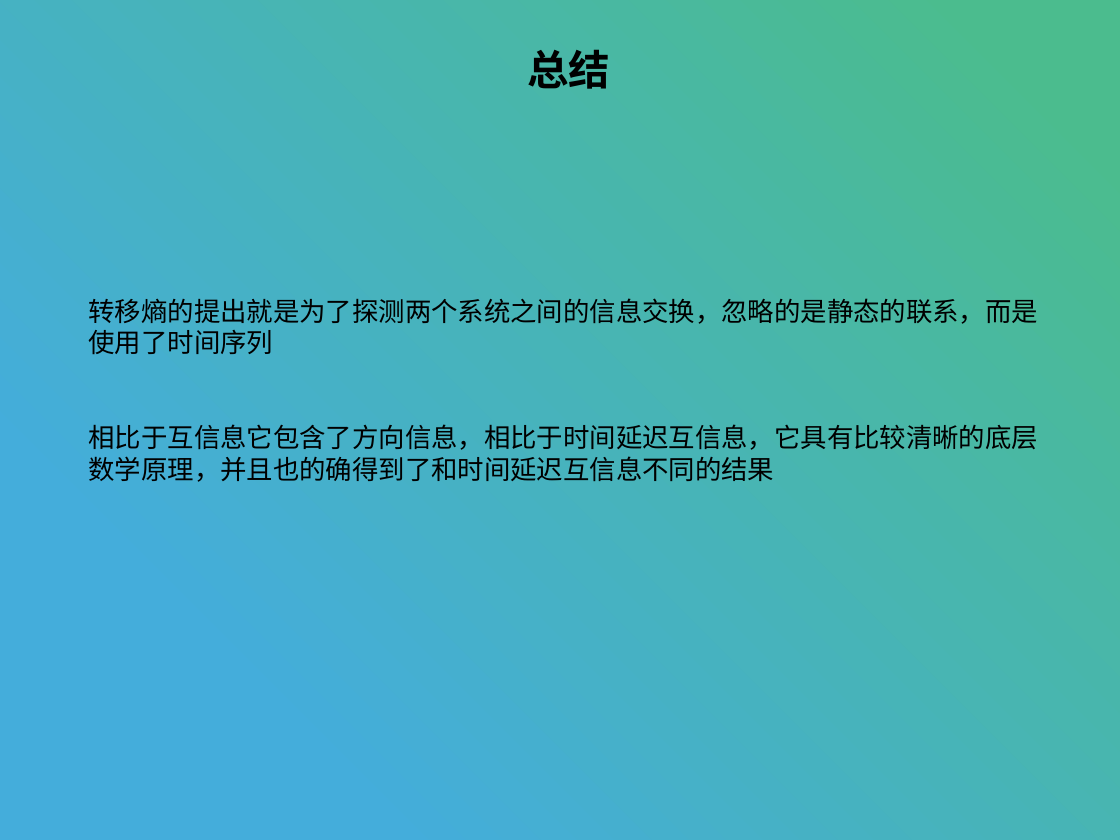
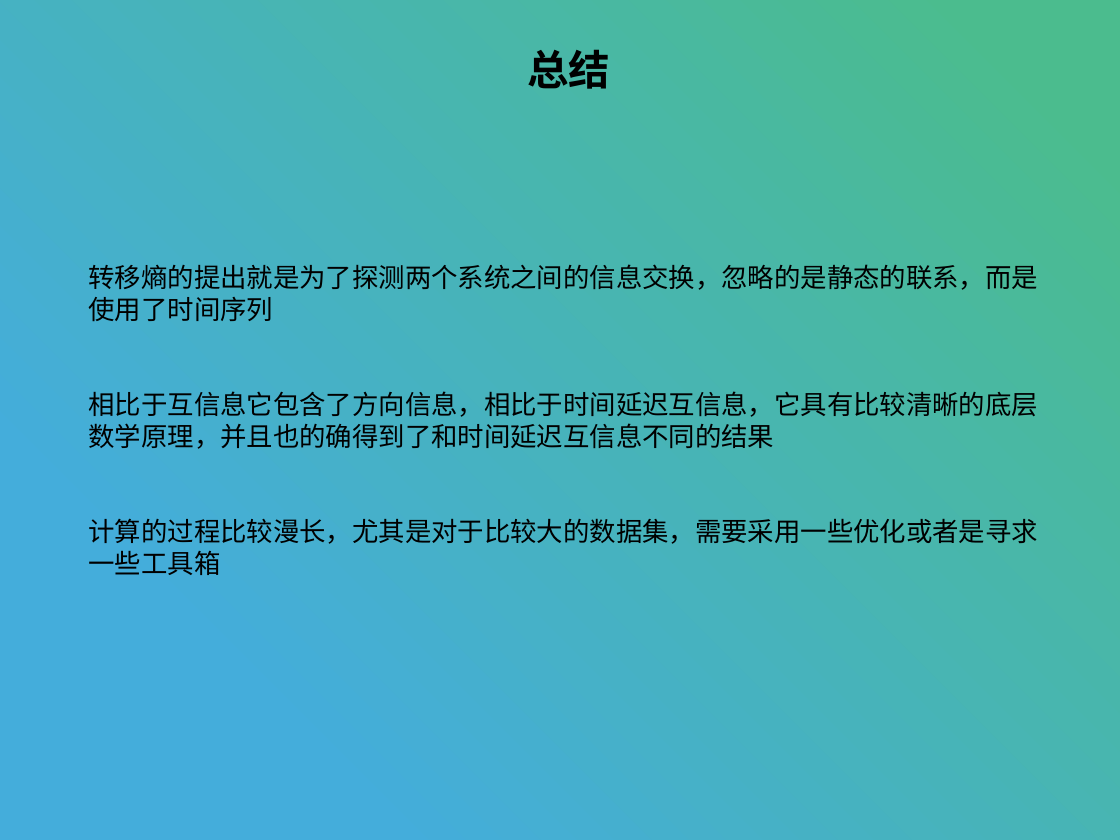
Before and after one commit to stan12138/daily, a slide deck: slide 12 of 转移熵.pptx (slide 10 before the commit). Drawn at 1120x840 pixels with LibreOffice and Linux fonts; fonts in the diff are those of the drawing. Boxes give left, top, right and bottom in pixels: in the first picture for what was removed or moved away, otherwise in the second. Text is boxed around its words. In the diff, an @@ line names an element or a change of style, - is before the commit and + after.

```diff
--- a/转移熵.pptx
+++ b/转移熵.pptx
@@ text "转移熵的提出就是为了探测两个系统之间的信息交换，忽略的是静态的联系，而是": place and size @@
-text "转移熵的提出就是为了探测两个系统之间的信息交换，忽略的是静态的联系，而是" at [89, 298, 1038, 482]
+text "转移熵的提出就是为了探测两个系统之间的信息交换，忽略的是静态的联系，而是" at [89, 264, 1038, 575]
@@ text at [89, 518, 1038, 575]: paragraphs added @@
+计算的过程比较漫长，尤其是对于比较大的数据集，需要采用一些优化或者是寻求
+一些工具箱
```
Also in this commit, not shown: 5 other slides changed, 2 slides added, 11 other files.
